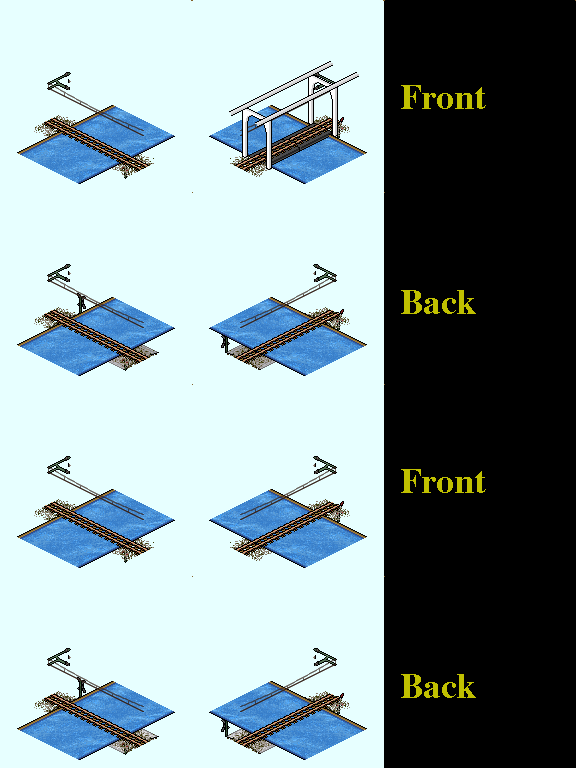
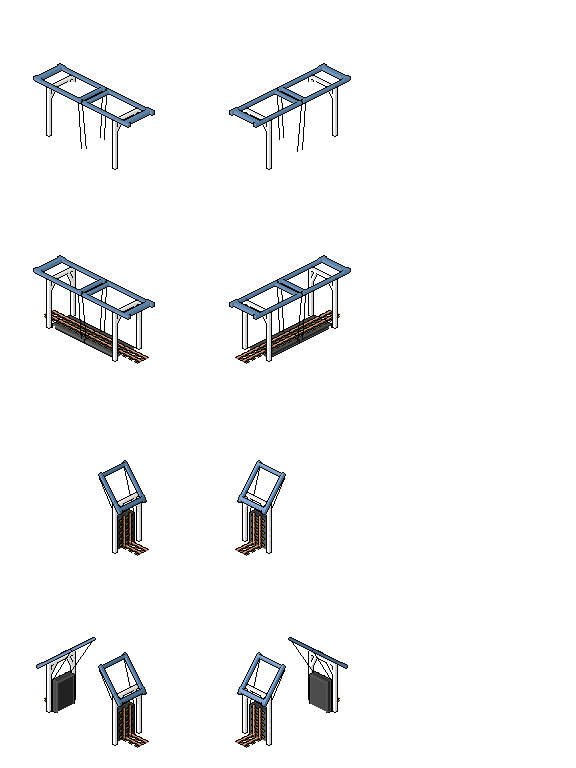
Layer changes from the first 576×768 image to the second:
added group "Klappdingens" with 13 layers above "Sonnenbrille #2" over [33, 63, 351, 728]
added layer "Visible #7" in group "Klappdingens" over [33, 63, 351, 715]
hid "Front #3", painted on it over [229, 61, 359, 127]
added group "Stützen #1" with 5 layers above "Sonnenbrille #5" over [46, 74, 338, 746]
added layer "Visible #3" in group "Stützen #1" over [46, 74, 338, 746]
hid "Front #2" over [242, 74, 338, 170]
added group "Weg" with 11 layers above "Back" over [44, 118, 340, 748]
added layer "Visible #6" in group "Weg" over [44, 310, 340, 748]
hid "Front", moved it into group "Weg" over [259, 124, 326, 158]
hid "NG-Kopie", moved it into group "Weg" over [44, 118, 340, 748]
hid "Front #1", moved it into group "Weg" over [248, 139, 300, 167]
hid "Front #4", moved it into group "Weg" over [280, 123, 332, 151]
hid "Overhead" over [47, 72, 337, 712]
hid "River" over [17, 0, 576, 760]
hid "NG" over [34, 115, 350, 753]
hid "crossing_narrow_road.png" over [0, 0, 576, 768]
